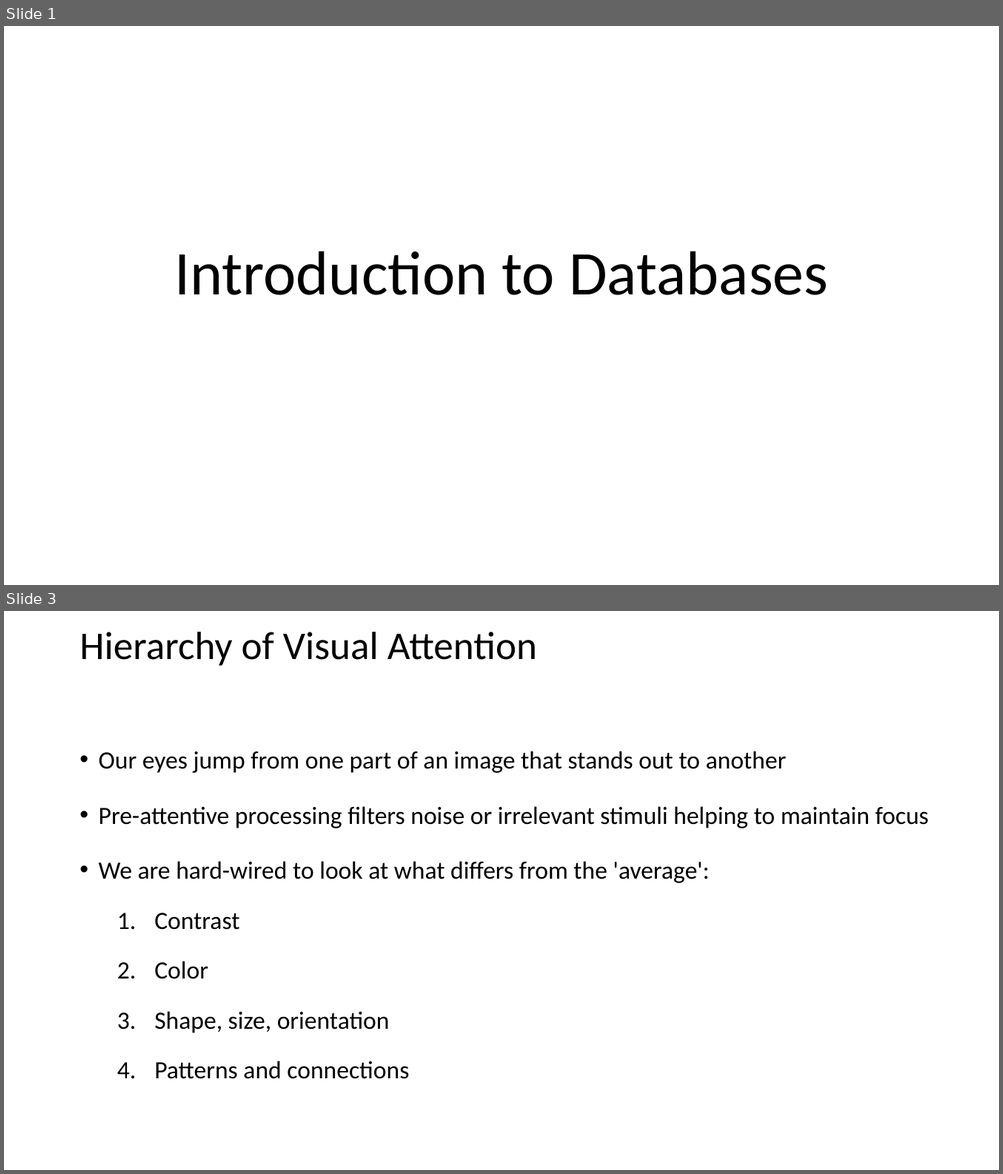
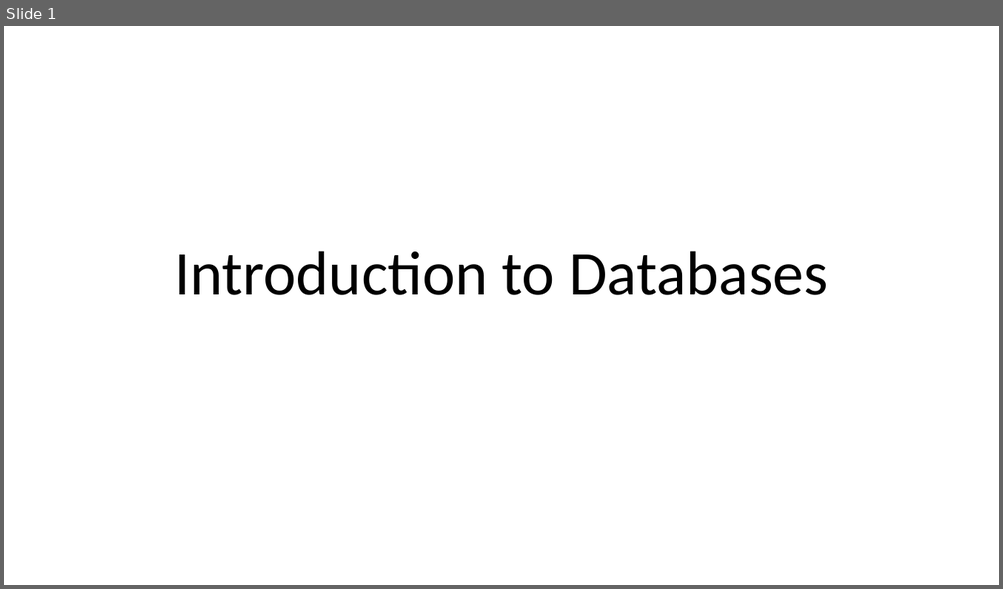
Before and after one commit to ipozdeev/it-skills-for-research, a slide deck: databases/databases_slides.pptx. Shown one above the other, each under a label of ours: slides 1 and 3 before the commit, slide 1 after it; the slides between them are not shown. The pictures are 1003x1174 and 1003x589 pixels, drawn with LibreOffice and Linux fonts; fonts in the diff are those of the drawing. Boxes give left, top, right and bottom in pixels: in the first picture for what was removed or moved away, otherwise in the second. Text is boxed around its words. In the diff, an @@ line names an element or a change of style, - is before the commit and + after.

```diff
--- a/databases/databases_slides.pptx
+++ b/databases/databases_slides.pptx
@@ slide 3 removed at (4,611,999,1170), background #FFFFFF @@
@@ title removed at (79,632,537,666) @@
-Hierarchy of Visual Attention
@@ text removed at (99,751,928,1079) @@
-• Our eyes jump from one part of an image that stands out to another
-• Pre-attentive processing filters noise or irrelevant stimuli helping to maintain focus
-• We are hard-wired to look at what differs from the 'average':
-  1. Contrast
-  2. Color
-  3. Shape, size, orientation
-  4. Patterns and connections
```
Also in this commit, not shown: 4 slides added, 24 other slides removed, 2 other files.
